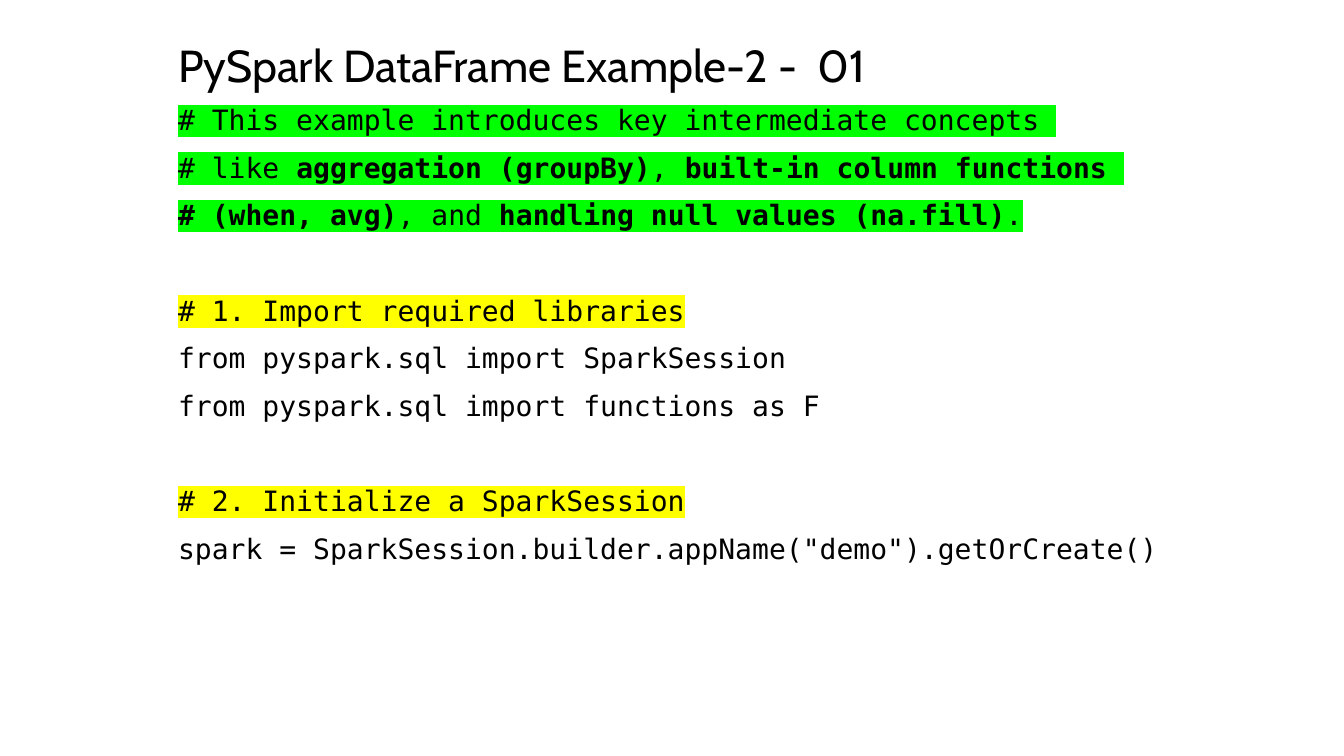
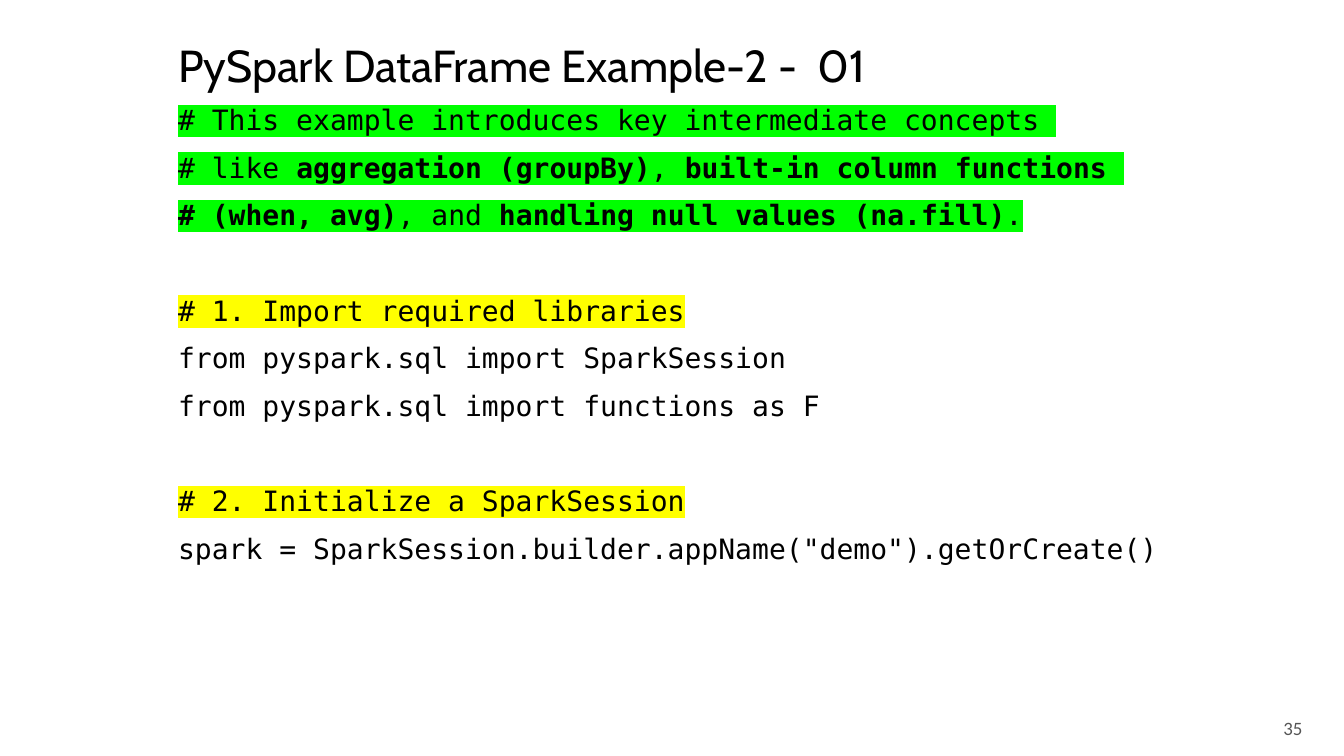
Before and after one commit to mahmoudparsian/big-data-modeling, a slide deck: slide 35 of course_information/COURSE_OUTLINE_10_WEEKS.pptx. Drawn at 1344x756 pixels with LibreOffice and Linux fonts; fonts in the diff are those of the drawing; background and template pictures are left out. Boxes give left, top, right and bottom in pixels: in the first picture for what was removed or moved away, otherwise in the second. Text is boxed around its words. In the diff, an @@ line names an element or a change of style, - is before the commit and + after.

```diff
--- a/course_information/COURSE_OUTLINE_10_WEEKS.pptx
+++ b/course_information/COURSE_OUTLINE_10_WEEKS.pptx
@@ page number added at box(1283, 723, 1302, 735), 13.5 pt, text #555555 @@
+35
```
Also in this commit, not shown: 43 other slides changed, 2 other files.
